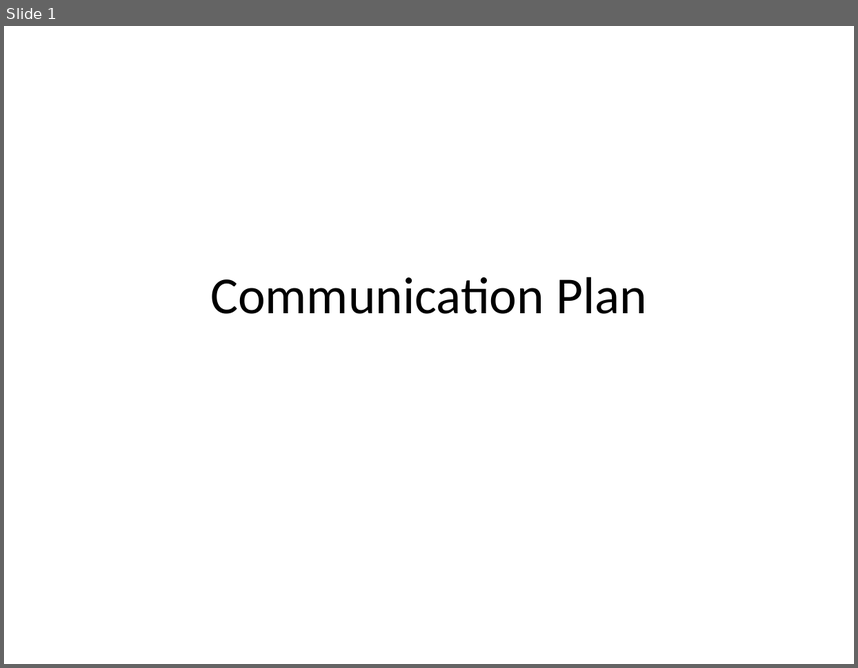
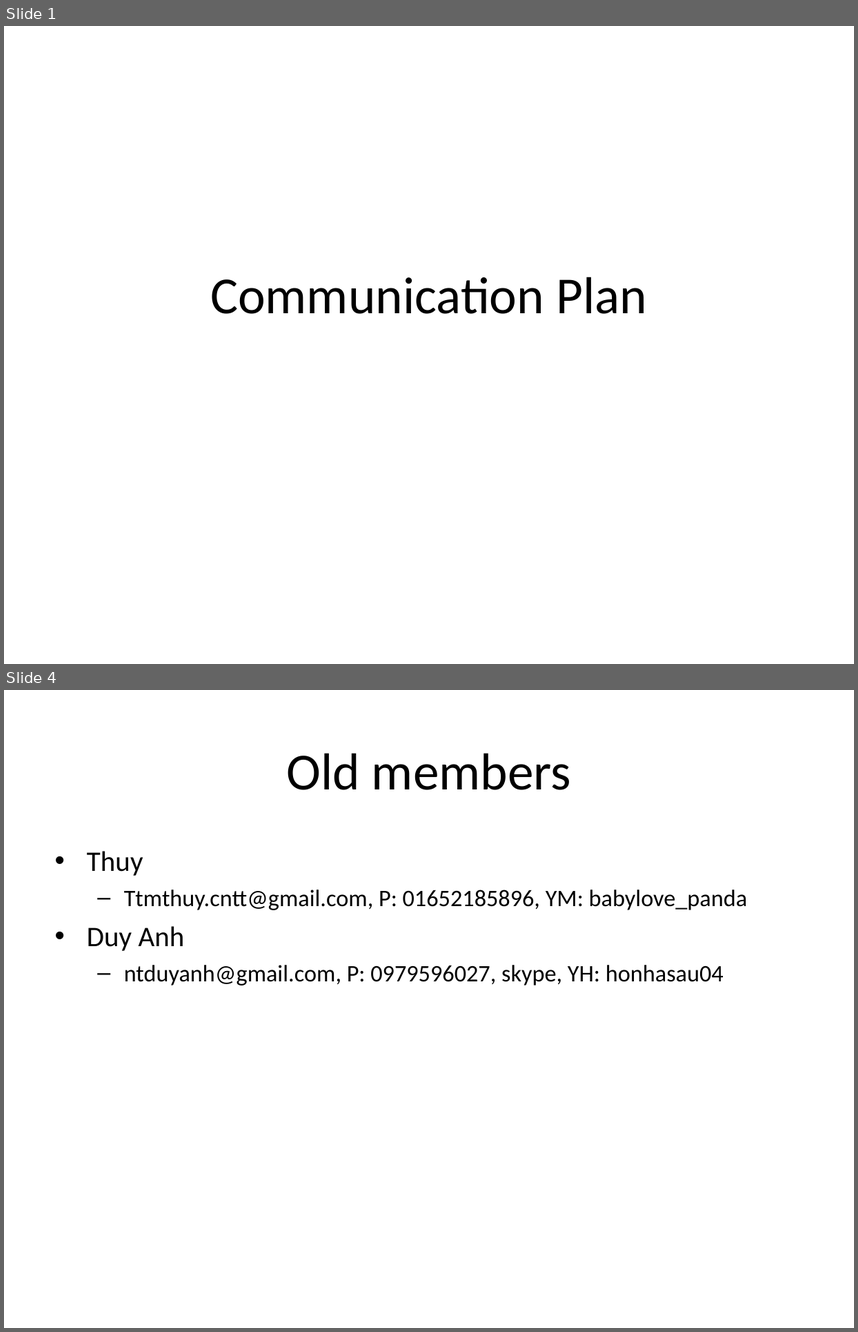
Before and after one commit to oghenez/trade-software, a slide deck: Documentation/Project Management/Communication Plan.ppt. Shown one above the other, each under a label of ours: slide 1 before the commit, slides 1 and 4 after it; the slides between them are not shown. The pictures are 858x668 and 858x1332 pixels, drawn with LibreOffice and Linux fonts; fonts in the diff are those of the drawing. Boxes give left, top, right and bottom in pixels: in the first picture for what was removed or moved away, otherwise in the second. Text is boxed around its words. In the diff, an @@ line names an element or a change of style, - is before the commit and + after.

```diff
--- a/Documentation/Project Management/Communication Plan.ppt
+++ b/Documentation/Project Management/Communication Plan.ppt
@@ slide 4 added at [4,690,854,1328], background #FFFFFF @@
@@ title added at [286,753,571,790], 44 pt, text #000000 @@
+Old members
@@ text added at [87,851,748,985], 20 pt, text #000000 @@
+• Thuy
+  – Ttmthuy.cntt@gmail.com, P: 01652185896, YM: babylove_panda
+• Duy Anh
+  – ntduyanh@gmail.com, P: 0979596027, skype, YH: honhasau04
```
Also in this commit, not shown: 2 slides changed.
